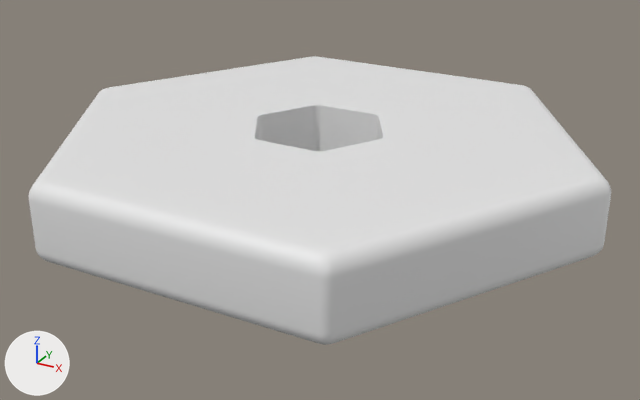
A saved change to the FBX model Assets/StackItUp/Art/Models/Stack5/4.fbx.
One viewpoint serves both versions: a 50 mm lens placed at (3.86, -6.99, 4.08), pointed at (0.08, -0.12, 0.64). The lights are fixed; the arrows at lower left show +X, +Y and +Z. Vertices at the same position are counted once.
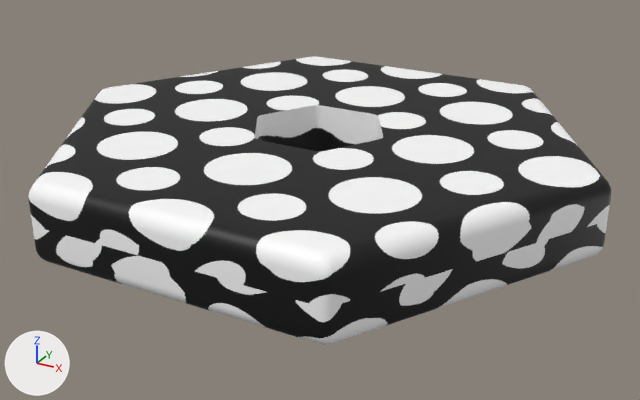
Changed parts and their boxes (x1, y1, x2, y2) in the pictures (640 x 400 px):
part 1 of me_torus_002, built on
    both: (29, 196, 611, 335)
part 2 of me_torus_002, recoloured
    both: (28, 56, 611, 345)

What changed in the scene script:
```text
Add img_dot_pattern_png:
    img_dot_pattern_png = load_image('dot-pattern.png', '../../../../Assets/Textures/dot-pattern.png', 1024, 1024, 'sRGB')
Add mat_material:
    mat_material = principled_material('Material')
    mat_material.texture = img_dot_pattern_png
Change me_torus_002:
    used by ob_torus_002; location = (0.0, 0.0, 0.977); rotation_euler = (1.571, 0.0, 0.0), in degrees (90, 0, 0); scale = (0.01, 0.01, 0.01)
    remove me_torus_002.from_pydata(...)  # 972 vertices, 972 faces; spans x -273.0..273.0, y -37.0..37.0, z -238.0..238.0
    add me_torus_002.from_pydata(...)  # 1008 vertices, 1008 faces; spans x -273.0..273.0, y -37.0..37.0, z -238.0..238.0
    me_torus_002 part 1
    36 faces are deleted
    36 new vertices lie (0.0, -22.0, 0.0) away from vertices in x -273.0..273.0, y 22.0, z -238.0..238.0
    72 new faces join them
    me_torus_002 part 2: 936 faces spanning x -273.0..273.0, y -37.0..37.0, z -238.0..238.0 switch from no material to mat_material (picture img_dot_pattern_png)
Change ob_torus_002:
    ob_torus_002.rotation_euler: (1.571, 0.0, 0.0) -> (1.571, 0.0, -3.142)  # degrees (90, 0, 0) -> degrees (90, 0, -180)
```
